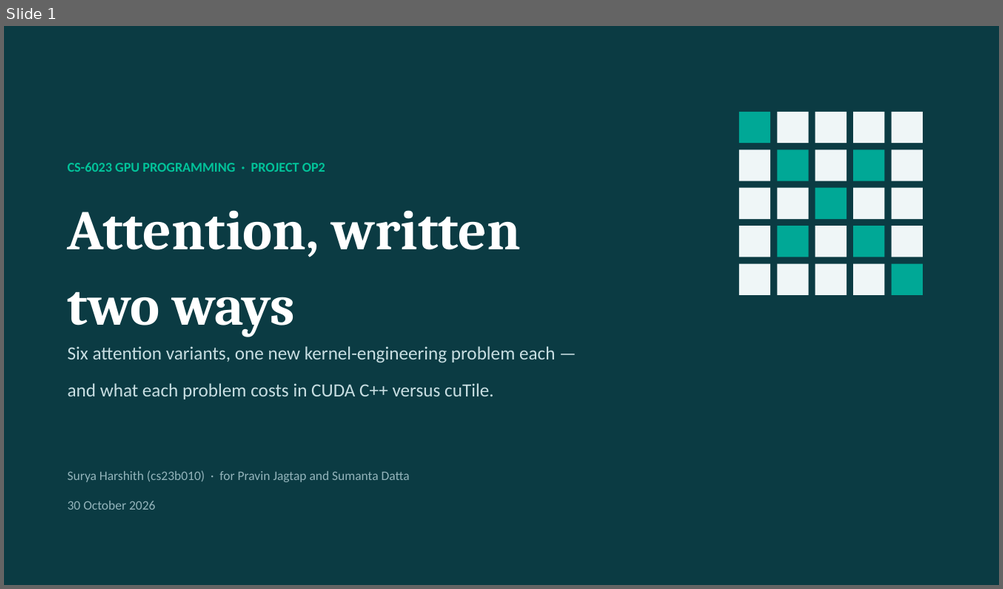
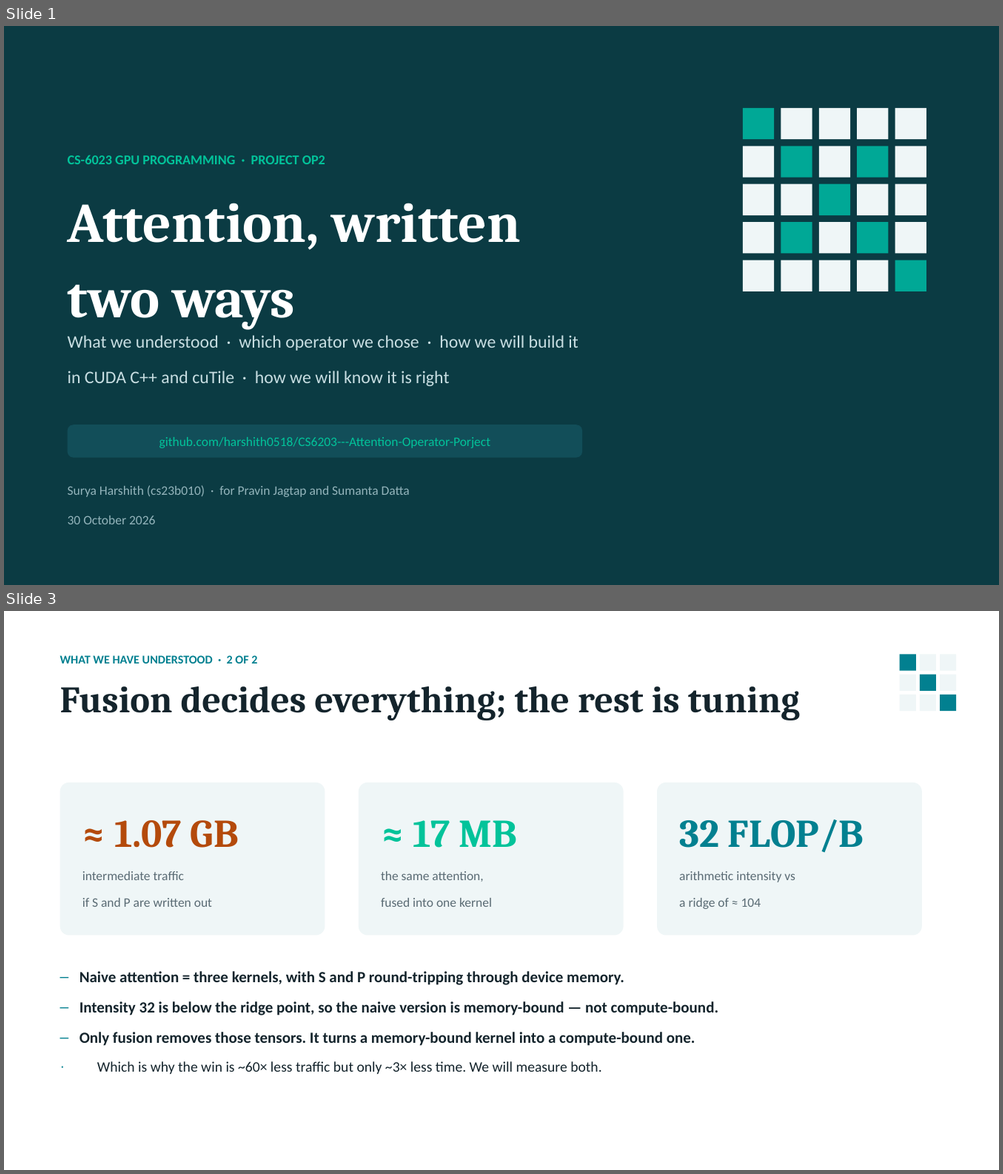
Before and after one commit to harshith0518/CS6203---Attention-Operator-Porject, a slide deck: docs/op2-attention-slides.pptx. Shown one above the other, each under a label of ours: slide 1 before the commit, slides 1 and 3 after it; the slides between them are not shown. The pictures are 1003x589 and 1003x1174 pixels, drawn with LibreOffice and Linux fonts; fonts in the diff are those of the drawing. Boxes give left, top, right and bottom in pixels: in the first picture for what was removed or moved away, otherwise in the second. Text is boxed around its words. In the diff, an @@ line names an element or a change of style, - is before the commit and + after.

```diff
--- a/docs/op2-attention-slides.pptx
+++ b/docs/op2-attention-slides.pptx
@@ slide 3 added at <box>4,611,999,1170</box>, background #FFFFFF @@
@@ rectangle added at <box>899,654,916,671</box>, fill #028090 @@
@@ rectangle added at <box>919,654,936,671</box>, fill #EFF6F7 @@
@@ rectangle added at <box>939,654,956,671</box>, fill #EFF6F7 @@
@@ text added at <box>60,655,257,664</box>, 11.5 pt, text #028090, bold @@
+WHAT WE HAVE UNDERSTOOD · 2 OF 2
@@ rectangle added at <box>899,675,916,691</box>, fill #EFF6F7 @@
@@ rectangle added at <box>919,675,936,691</box>, fill #028090 @@
@@ rectangle added at <box>939,675,956,691</box>, fill #EFF6F7 @@
@@ text added at <box>60,686,800,721</box>, 36 pt, text #14242C, bold @@
+Fusion decides everything; the rest is tuning
@@ rectangle added at <box>899,695,916,711</box>, fill #EFF6F7 @@
@@ rectangle added at <box>919,695,936,711</box>, fill #EFF6F7 @@
@@ rectangle added at <box>939,695,956,711</box>, fill #028090 @@
@@ rounded rectangle added at <box>60,783,325,936</box>, fill #EFF6F7 @@
@@ rounded rectangle added at <box>358,783,623,936</box>, fill #EFF6F7 @@
@@ rounded rectangle added at <box>657,783,922,936</box>, fill #EFF6F7 @@
@@ text added at <box>114,820,239,848</box>, 38 pt, text #B44A0B, bold @@
+≈ 1.07 GB
@@ text added at <box>412,820,518,848</box>, 38 pt, text #02C39A, bold @@
+≈ 17 MB
@@ text added at <box>679,820,864,853</box>, 38 pt, text #028090, bold @@
+32 FLOP/B
@@ text added at <box>82,871,212,907</box>, 12.5 pt, text #5A6B74 @@
+intermediate traffic
+if S and P are written out
@@ text added at <box>381,871,492,907</box>, 12.5 pt, text #5A6B74 @@
+the same attention,
+fused into one kernel
@@ text added at <box>679,871,795,909</box>, 12.5 pt, text #5A6B74 @@
+arithmetic intensity vs
+a ridge of ≈ 104
@@ text added at <box>79,971,718,1074</box>, 15 pt, text #14242C, bold @@
+– Naive attention = three kernels, with S and P round-tripping through device memory.
+– Intensity 32 is below the ridge point, so the naive version is memory-bound — not compute-bound.
+– Only fusion removes those tensors. It turns a memory-bound kernel into a compute-bound one.
+· Which is why the win is ~60× less traffic but only ~3× less time. We will measure both.
@@ slide 1 changed as well @@
@@ text "CS-6023 GPU PROGRAMMING · PROJECT ...": place and size @@
-text "CS-6023 GPU PROGRAMMING · PROJECT ..." at <box>68,162,325,172</box>
+text "CS-6023 GPU PROGRAMMING · PROJECT ..." at <box>68,155,325,164</box>
@@ text "Attention, written": place and size @@
-text "Attention, written" at <box>68,210,521,337</box>
+text "Attention, written" at <box>68,203,521,329</box>
@@ 25 rectangles: place and size @@
-25 rectangles at <box>739,112,922,295</box>
+25 rectangles at <box>743,108,926,292</box>
@@ text at <box>68,335,578,386</box>: text changed; size 18 to 17 pt @@
-Six attention variants, one new kernel-engineering problem each —
-and what each problem costs in CUDA C++ versus cuTile.
+What we understood · which operator we chose · how we will build it
+in CUDA C++ and cuTile · how we will know it is right
@@ rounded rectangle added at <box>68,425,582,458</box>, fill #124E59, 12.5 pt, text #02C39A @@
+github.com/harshith0518/CS6203---Attention-Operator-Porject
@@ text "Surya Harshith (cs23b010) · for ...": place and size @@
-text "Surya Harshith (cs23b010) · for ..." at <box>68,471,410,510</box>
+text "Surya Harshith (cs23b010) · for ..." at <box>68,486,410,525</box>
```
Also in this commit, not shown: 1 other slide changed, 7 other slides added, 10 slides removed, 1 other file.
